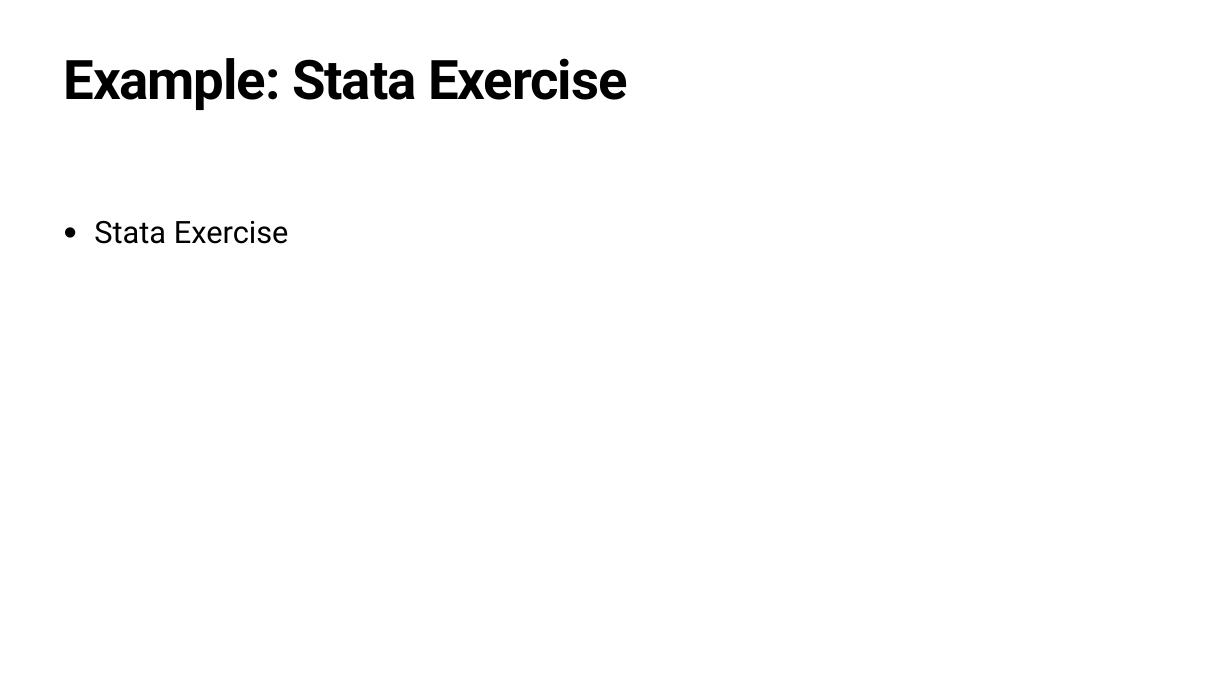
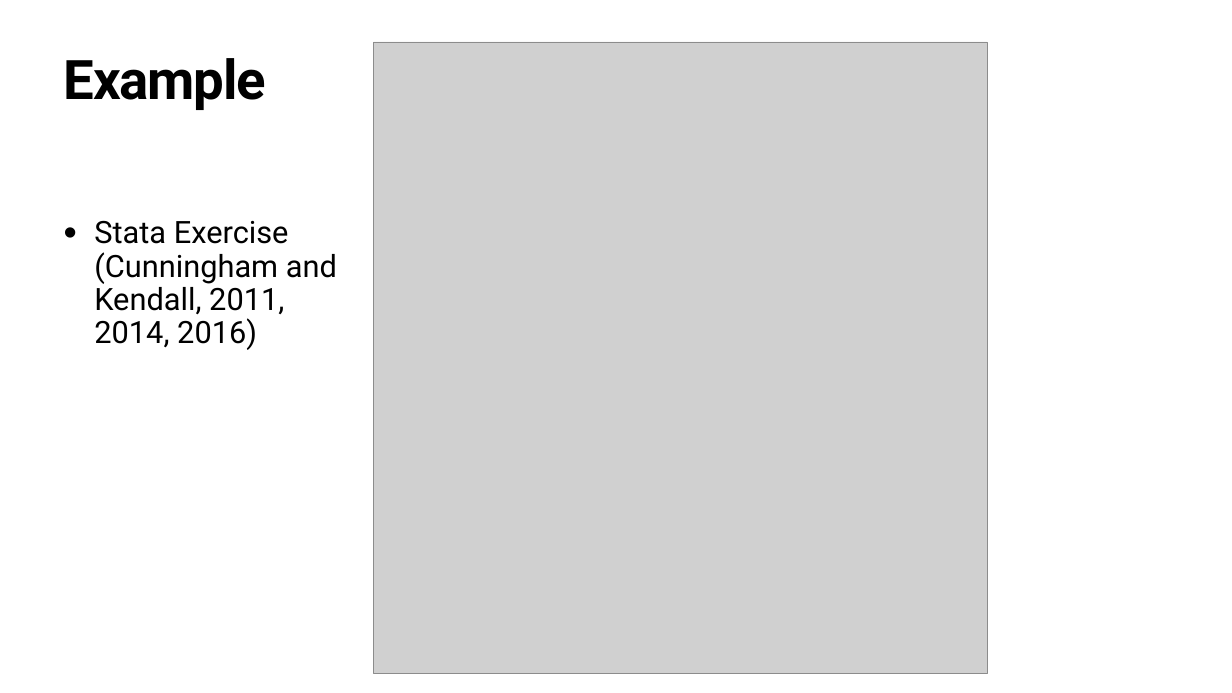
Before and after one commit to rowesamuel/ECON672, a slide deck: slide 37 of Slides and 1-pagers/Week 5_Panel_Data_FE.pptx. Drawn at 1232x693 pixels with LibreOffice and Linux fonts; fonts in the diff are those of the drawing; grey boxes stand for pictures. Boxes give left, top, right and bottom in pixels: in the first picture for what was removed or moved away, otherwise in the second. Text is boxed around its words. In the diff, an @@ line names an element or a change of style, - is before the commit and + after.

```diff
--- a/Slides and 1-pagers/Week 5_Panel_Data_FE.pptx
+++ b/Slides and 1-pagers/Week 5_Panel_Data_FE.pptx
@@ title at <box>64,58,267,110</box>: text changed @@
-Example: Stata Exercise
+Example
@@ picture added at <box>374,42,987,673</box> @@
@@ text at <box>94,220,337,350</box>: text changed @@
-• Stata Exercise
+• Stata Exercise
+  (Cunningham and
+  Kendall, 2011,
+  2014, 2016)
```
Also in this commit, not shown: 3 slides added.
